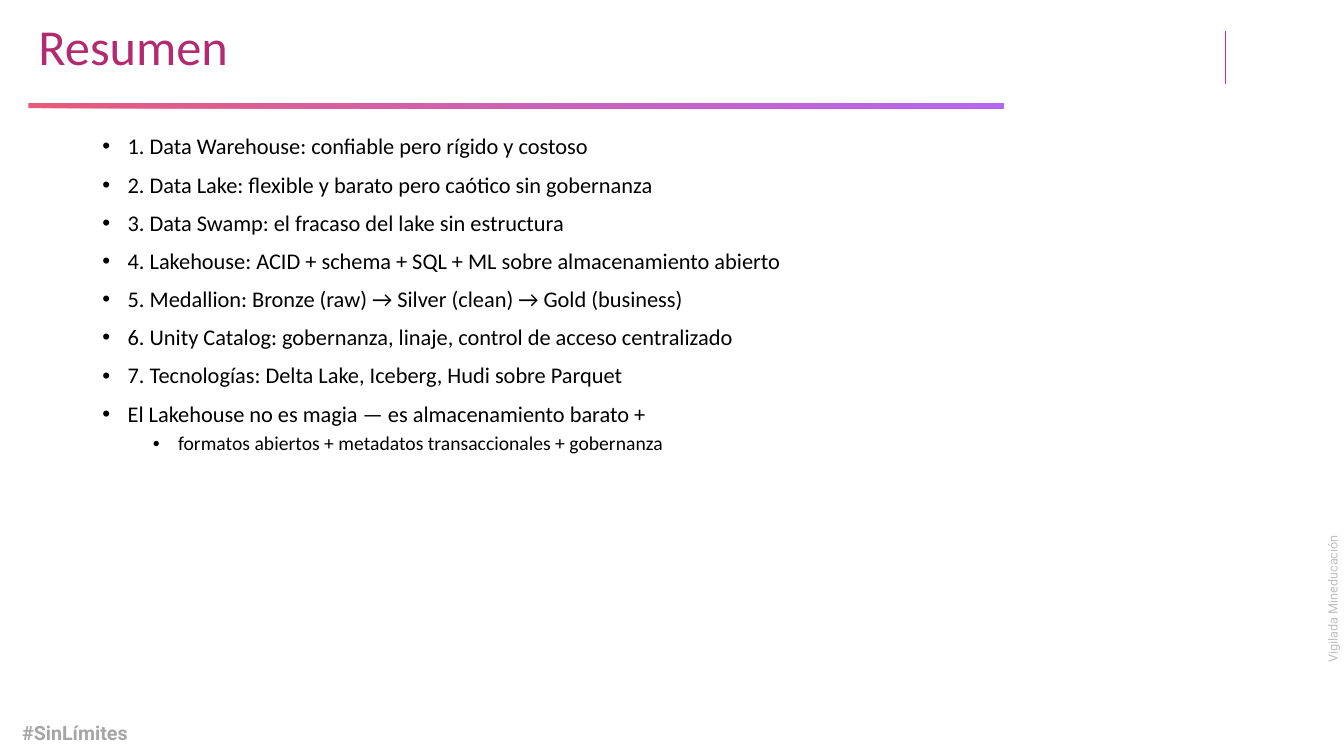
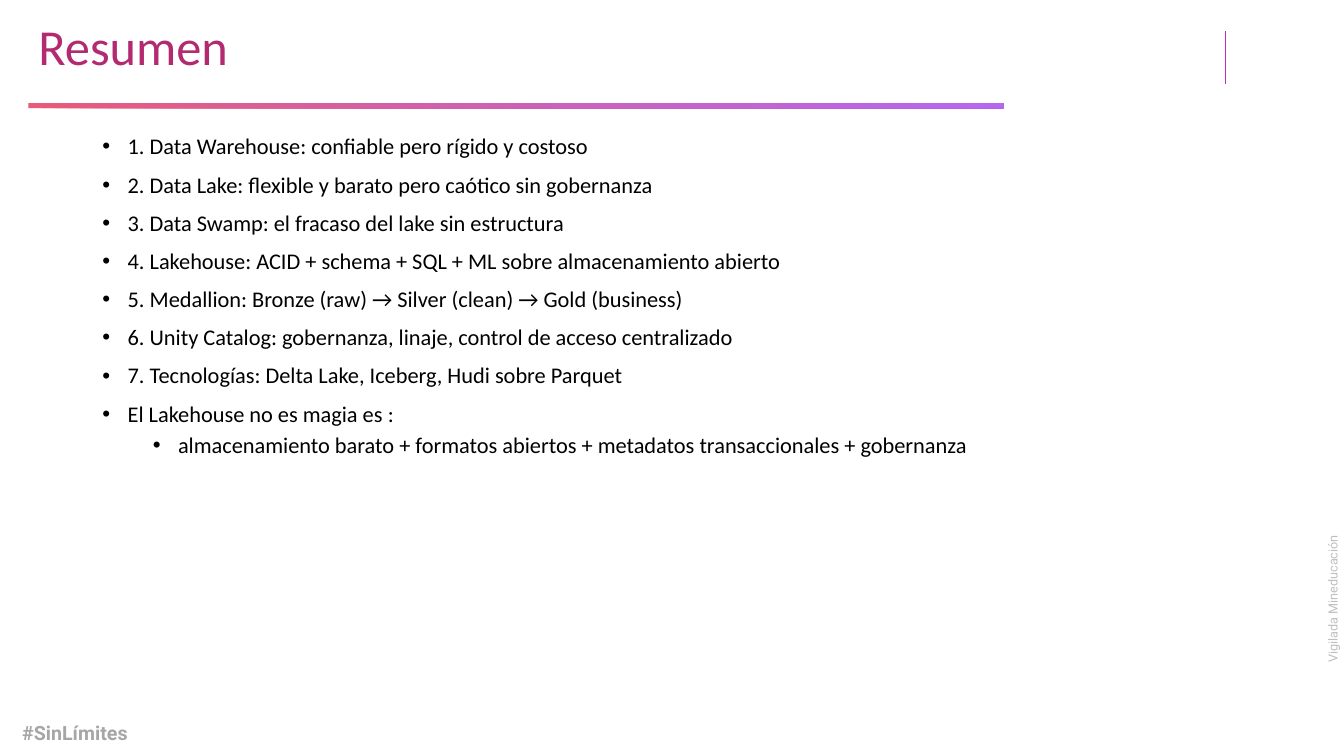
Before and after one commit to creep1ng/bigdata-101, a slide deck: slide 49 of resources/lakehouse.pptx. Drawn at 1344x756 pixels with LibreOffice and Linux fonts; fonts in the diff are those of the drawing; background and template pictures are left out. Boxes give left, top, right and bottom in pixels: in the first picture for what was removed or moved away, otherwise in the second. Text is boxed around its words. In the diff, an @@ line names an element or a change of style, - is before the commit and + after.

```diff
--- a/resources/lakehouse.pptx
+++ b/resources/lakehouse.pptx
@@ text at <box>128,406,967,457</box>: text changed; size 14 to 16 pt @@
-• El Lakehouse no es magia — es almacenamiento barato +
-  • formatos abiertos + metadatos transaccionales + gobernanza
+• El Lakehouse no es magia es :
+  • almacenamiento barato + formatos abiertos + metadatos transaccionales + gobernanza
```
Also in this commit, not shown: 1 other slide changed, 2 other files.
